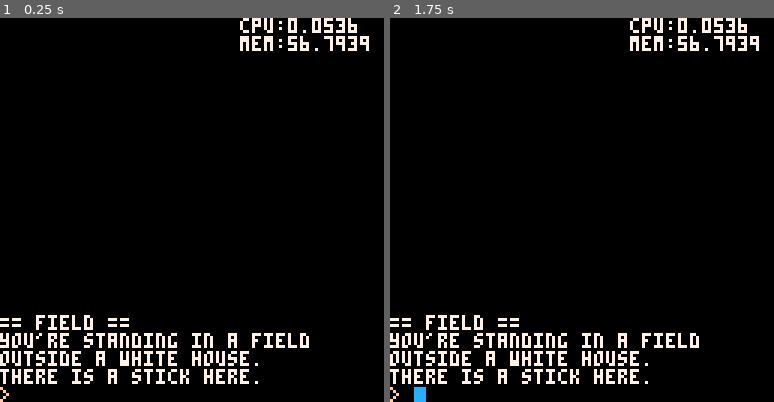
Above: before the commit, frames 1-2 (left to right).
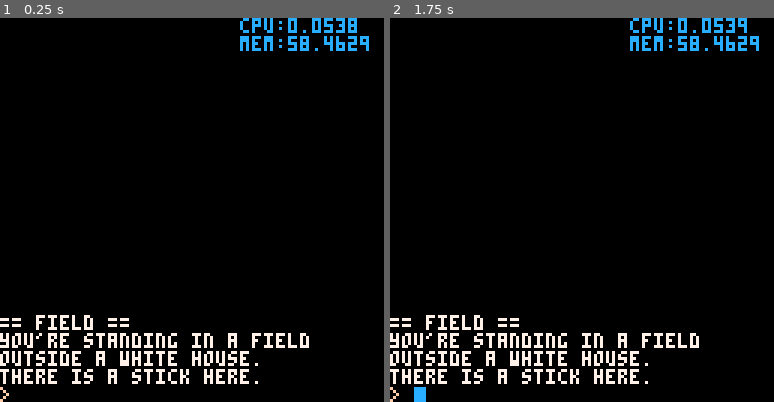
Above: after the commit, the same moments.

Repository: m-r-hunt/Pico-8-Carts
Game: PICO-8 cartridge textadventure.p8
Same seed, same stepped clock (60 frames per second), same inputs: the game is played once before the commit and once after it.
Inputs:
- Up to frame 1 (0.25 s): no input
- Up to frame 2 (1.75 s): hold Right from 1.6 s (still down)

The runs differ from the first frame. In frame 1, 1.2% of the frame differs, in the area x 62-97%, y 0-9%; in frame 2, 1.2%.

Commit message:
Put a lid on history leaks. Also add totally unnesecary modular debug framework.

Diff:
--- a/textadventure.p8
+++ b/textadventure.p8
@@ -14,6 +14,9 @@
 
 input_text_colour=15
 input_text_colour_ctrl="f"
+
+max_history=128
+max_command_history=128
 
 --engine state
 timer=0
@@ -53,6 +56,10 @@
   end
  end
  add(history,colour_chars)
+
+ while #history>max_history do
+  del(history,history[1])
+ end
 end
 
 function _init()
@@ -128,6 +135,9 @@
    add_to_history("$"..input_text_colour_ctrl.."> "..input)
    command_history[#command_history]=input
    add(command_history,"")
+   while #command_history>max_command_history do
+    del(command_history,command_history[1])
+   end
    command_history_cursor=#command_history
    run_game(input)
    input=""
@@ -139,6 +149,13 @@
  end
 end
 
+debugs={
+ {"cpu",function() return stat(1) end},
+ {"mem",function() return stat(0) end},
+ --{"his",function() return #history end},
+ --{"chs",function() return #command_history end},
+}
+
 function _draw()
  cls()
  for i=0,#history-1 do
@@ -146,11 +163,14 @@
    print(history[#history-i][j][1],(j-1)*4,117-6*i,history[#history-i][j][2])
   end
  end
- print("> "..input,0,123,input_text_colour)
+ print(">"..input,0,123,input_text_colour)
  if (timer%16<8) rectfill(input_cursor*4+8,123,input_cursor*4+11,128,12)
 
- print("cpu:"..stat(1),80,0,7)
- print("mem:"..stat(0),80,6,7)
+ rectfill(80,0,128,6*#debugs,0)
+ for i=1,#debugs do
+  local d=debugs[i]
+  print(d[1]..":"..d[2](),80,(i-1)*6,12)
+ end
 end
 -->8
 --text adventure engine
@@ -195,7 +215,7 @@
 end
 
 function match_command(tokens)
- c=commands[tokens[1]]
+ local c=commands[tokens[1]]
  if (not c) return false
  for j=1,#c-1 do
   if not match_token(tokens[j+1],c[j]) then
@@ -206,7 +226,7 @@
 end
 
 function expand_aliases(tokens)
- expanded={}
+ local expanded={}
  for t in all(tokens) do
   if not aliases[t] then
    add(expanded,t)
@@ -220,9 +240,9 @@
 end
 
 function run_ta_command(tokens)
- tokens=expand_aliases(tokens)
-
- command_done=false
+ local tokens=expand_aliases(tokens)
+
+ local command_done=false
  if match_command(tokens) then
   c[#c](tokens)
   command_done=true
